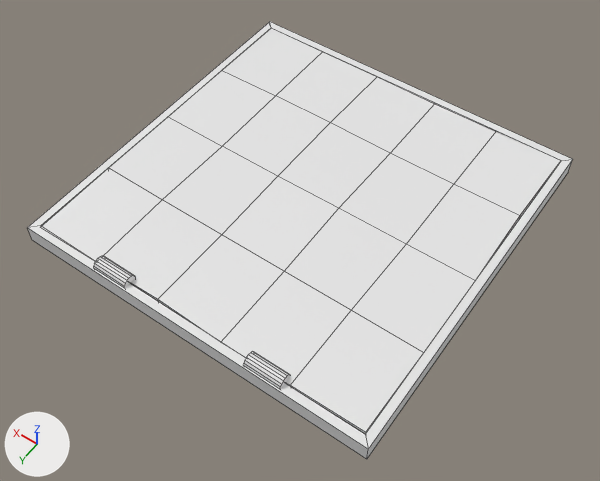
The FBX model Assets/Models/Trapdoor.fbx as it was, and as the next commit left it.
The view is the same before and after, from a camera (50 mm lens) standing at (-1.6, 2.32, 3.2) and looking at (-0.07, 0.17, -0.17). The lights are fixed; the arrows at lower left show +X, +Y and +Z. Mesh edges are drawn as thin lines. Where no turn or scale is listed for an object, it has been applied to the vertices.

Names of what the first picture shows: 'Trapdoor'.
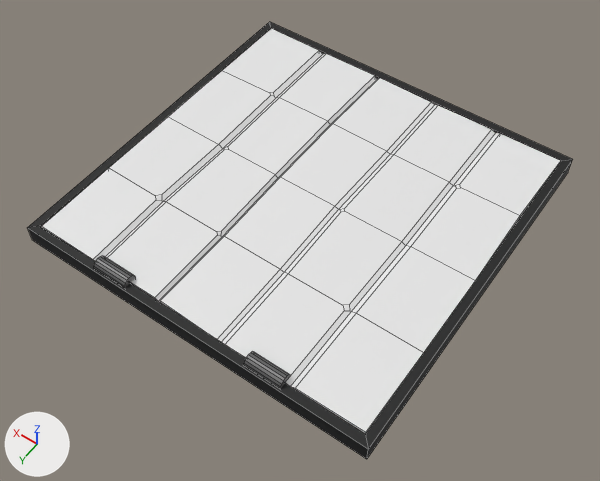
The change, as JSON lines over the scene's bpy script:
```json
{"op": "add", "block": "mat_hinges", "code": ["mat_hinges = principled_material('Hinges')", "mat_hinges.base_color = (0.216, 0.216, 0.216)  # grey #808080", "mat_hinges.metallic = 0.865", "mat_hinges.roughness = 0.604"]}
{"op": "add", "block": "mat_metal", "code": ["mat_metal = principled_material('Metal')", "mat_metal.base_color = (0.0357, 0.0357, 0.0357)  # black #353535", "mat_metal.metallic = 0.674", "mat_metal.roughness = 0.648"]}
{"op": "add", "block": "mat_wood", "code": ["mat_wood = principled_material('Wood')", "mat_wood.base_color = (0.8, 0.8, 0.8)  # white #e7e7e7"]}
{"block": "me_cube_034", "where": "# used by ob_trapdoor; location = (0.0, 0.0, 0.0)"}
{"op": "remove", "block": "me_cube_034", "code": "me_cube_034.from_pydata(...)  # 136 vertices, 102 faces; spans x -1.0..1.0, y -1.0..1.0, z -0.1..0.04"}
{"op": "add", "block": "me_cube_034", "code": "me_cube_034.from_pydata(...)  # 237 vertices, 189 faces; spans x -1.0..1.0, y -1.0..1.0, z -0.1..0.04"}
{"block": "me_cube_034", "change": "me_cube_034 part 1"}
{"block": "me_cube_034", "change": "16 vertices are removed from x -0.58..0.58, y -0.95..0.48, z -0.06..0.0"}
{"block": "me_cube_034", "change": "38 faces are deleted"}
{"block": "me_cube_034", "change": "4 vertices in x -0.57, y -0.96..0.95, z -0.05..0.0 move by (-0.03, 0.0, 0.0)"}
{"block": "me_cube_034", "change": "4 vertices in x 0.57..0.58, y -0.95..0.95, z -0.05..0.0 move by (0.02, 0.0, 0.0)"}
{"block": "me_cube_034", "change": "3 vertices in x 0.57, y -0.95..0.95, z -0.05..0.0 move by (0.03, 0.0, 0.0)"}
{"block": "me_cube_034", "change": "13 vertices move from x -0.57..0.57, y -0.95..0.96, z -0.06..0.01 to x -0.6..0.6, y -0.95..0.95, z -0.07..0.0"}
{"block": "me_cube_034", "change": "104 vertices are added at x -0.61..0.62, y -0.96..0.96, z -0.07..0.0"}
{"block": "me_cube_034", "change": "13 new vertices lie (0.0, 0.47, 0.0) away from vertices in x -0.57..0.21, y -0.95..0.48, z -0.06..0.0"}
{"block": "me_cube_034", "change": "125 new faces join them, mat_wood (white #e7e7e7)"}
{"block": "me_cube_034", "change": "me_cube_034 part 2: 8 faces spanning x -1.0..1.0, y -1.0..1.0, z -0.1..0.0 switch from no material to mat_metal (black #353535)"}
{"block": "me_cube_034", "change": "me_cube_034 part 3: 36 faces spanning x -0.54..0.56, y 0.91..0.99, z -0.04..0.04 switch from no material to mat_hinges (grey #808080)"}
{"op": "add", "block": "me_cube_034", "code": "me_cube_034.materials.append(mat_wood)  # white #e7e7e7"}
```

Pixel boxes (x1, y1, x2, y2) of what changed, in the pictures (600 x 481 px):
```json
{"part": 1, "of": "me_cube_034", "change": "built on", "before": [41, 28, 561, 434], "after": [41, 28, 561, 434]}
{"part": 2, "of": "me_cube_034", "change": "recoloured", "before": [27, 22, 573, 459], "after": [27, 22, 573, 459], "on screen": "white to black"}
{"part": 3, "of": "me_cube_034", "change": "recoloured", "before": [94, 256, 290, 389], "after": [94, 256, 290, 389], "on screen": "white to grey"}
```
